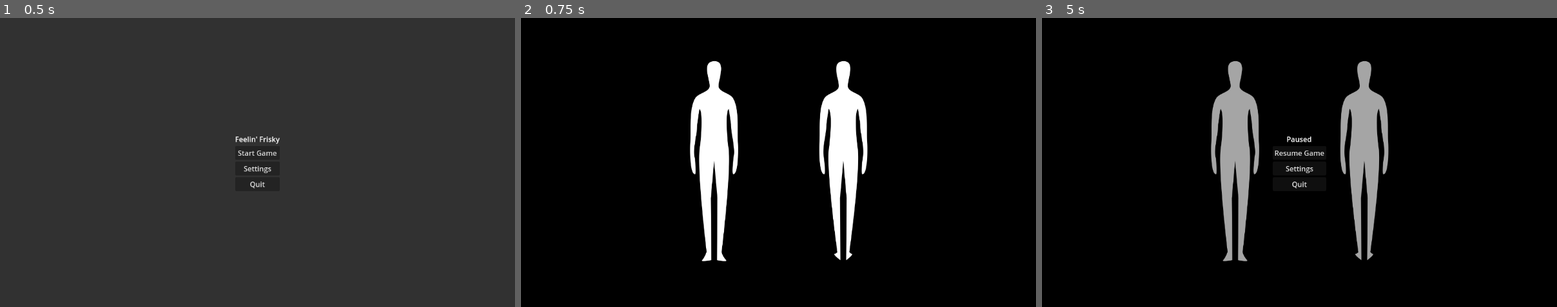
Above: before the commit, frames 1-3 (left to right).
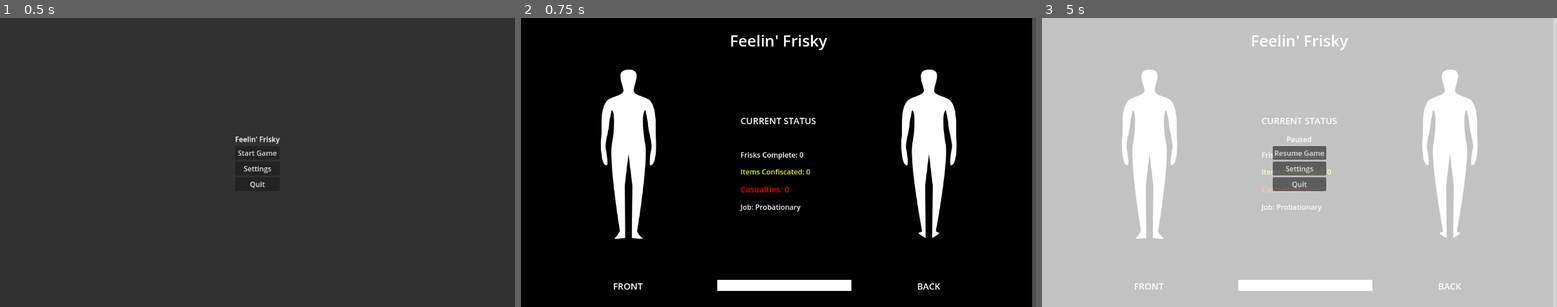
Above: after the commit, the same moments.

Repository: kjgilchrist/feelin-frisky
Game: Godot game, scene res://src/feelin-frisky/scenes/world.tscn
Two runs of this game, one before a commit and one after it. Both use one fixed random seed, a clock stepped at 60 frames per second and the inputs below.
Inputs:
- Up to frame 1 (0.5 s): no input
- Up to frame 2 (0.75 s): click "Start Game" at 0.5 s
- Up to frame 3 (5 s): tap Enter at 1.25, 2.75, 4.25 s; tap Space at 2, 3.5 s; tap Escape (pause) at 4.9 s

Frame 1 is identical in both runs. In frame 2, 16% of the frame differs, in the area x 15-100%, y 0-100%; in frame 3, 100%, in the area x 0-100%, y 0-100%.

Commit message:
ui updates

Diff:
--- a/feelin-frisky/src/feelin-frisky/scenes/game_background.tscn
+++ b/feelin-frisky/src/feelin-frisky/scenes/game_background.tscn
@@ -11,16 +11,29 @@
 grow_horizontal = 2
 grow_vertical = 2
 
-[node name="ColorRect" type="ColorRect" parent="."]
+[node name="Background" type="ColorRect" parent="."]
 layout_mode = 1
 anchors_preset = 15
 anchor_right = 1.0
 anchor_bottom = 1.0
 grow_horizontal = 2
 grow_vertical = 2
+scale = Vector2(0.992188, 1)
 color = Color(0, 0, 0, 1)
 
-[node name="CenterContainer" type="CenterContainer" parent="."]
+[node name="TitleLabel" type="Label" parent="."]
+custom_minimum_size = Vector2(0, 75)
+layout_mode = 1
+anchors_preset = 10
+anchor_right = 1.0
+offset_bottom = 23.0
+grow_horizontal = 2
+theme_override_font_sizes/font_size = 35
+text = "Feelin' Frisky"
+horizontal_alignment = 1
+vertical_alignment = 2
+
+[node name="Center" type="CenterContainer" parent="."]
 layout_mode = 1
 anchors_preset = 15
 anchor_right = 1.0
@@ -28,18 +41,83 @@
 grow_horizontal = 2
 grow_vertical = 2
 
-[node name="HSplitContainer" type="HSplitContainer" parent="CenterContainer"]
+[node name="MainGrid" type="GridContainer" parent="Center"]
 layout_mode = 2
-dragger_visibility = 2
+columns = 3
 
-[node name="TextureRect" type="TextureRect" parent="CenterContainer/HSplitContainer"]
-custom_minimum_size = Vector2(289, 650)
+[node name="FrontFigure" type="TextureRect" parent="Center/MainGrid"]
+custom_minimum_size = Vector2(332, 550)
 layout_mode = 2
 texture = ExtResource("1_yaxos")
 expand_mode = 1
 
-[node name="TextureRect2" type="TextureRect" parent="CenterContainer/HSplitContainer"]
-custom_minimum_size = Vector2(289, 650)
+[node name="Center" type="CenterContainer" parent="Center/MainGrid"]
+custom_minimum_size = Vector2(332, 550)
+layout_mode = 2
+
+[node name="TextGrid" type="GridContainer" parent="Center/MainGrid/Center"]
+layout_mode = 2
+theme_override_constants/v_separation = 15
+
+[node name="StatusLabel" type="Label" parent="Center/MainGrid/Center/TextGrid"]
+custom_minimum_size = Vector2(0, 100)
+layout_mode = 2
+theme_override_font_sizes/font_size = 20
+text = "CURRENT STATUS"
+horizontal_alignment = 1
+vertical_alignment = 1
+
+[node name="FriskLabel" type="Label" parent="Center/MainGrid/Center/TextGrid"]
+layout_mode = 2
+text = "Frisks Complete: 0"
+
+[node name="ItemLabel" type="Label" parent="Center/MainGrid/Center/TextGrid"]
+layout_mode = 2
+theme_override_colors/font_color = Color(1, 1, 0, 1)
+text = "Items Confiscated: 0"
+vertical_alignment = 1
+
+[node name="CasualtyLabel" type="Label" parent="Center/MainGrid/Center/TextGrid"]
+layout_mode = 2
+theme_override_colors/font_color = Color(1, 0, 0, 1)
+theme_override_font_sizes/font_size = 18
+text = "Casualties: 0"
+vertical_alignment = 1
+
+[node name="EmployLabel" type="Label" parent="Center/MainGrid/Center/TextGrid"]
+layout_mode = 2
+theme_override_colors/font_color = Color(1, 1, 1, 1)
+text = "Job: Probationary"
+vertical_alignment = 1
+
+[node name="BackFigure" type="TextureRect" parent="Center/MainGrid"]
+custom_minimum_size = Vector2(332, 550)
 layout_mode = 2
 texture = ExtResource("2_aq4kl")
 expand_mode = 1
+
+[node name="FrontLabel" type="Label" parent="Center/MainGrid"]
+layout_mode = 2
+theme_override_font_sizes/font_size = 20
+text = "FRONT"
+horizontal_alignment = 1
+vertical_alignment = 1
+
+[node name="TimerContainer" type="GridContainer" parent="Center/MainGrid"]
+layout_mode = 2
+columns = 2
+
+[node name="TimerFigure" type="TextureRect" parent="Center/MainGrid/TimerContainer"]
+custom_minimum_size = Vector2(25, 25)
+layout_mode = 2
+
+[node name="TimerVisual" type="ColorRect" parent="Center/MainGrid/TimerContainer"]
+custom_minimum_size = Vector2(300, 25)
+layout_mode = 2
+
+[node name="BackLabel" type="Label" parent="Center/MainGrid"]
+layout_mode = 2
+theme_override_font_sizes/font_size = 20
+text = "BACK"
+horizontal_alignment = 1
+vertical_alignment = 1
--- a/feelin-frisky/src/feelin-frisky/scenes/pause_menu.tscn
+++ b/feelin-frisky/src/feelin-frisky/scenes/pause_menu.tscn
@@ -1,4 +1,4 @@
-[gd_scene load_steps=3 format=3]
+[gd_scene load_steps=3 format=3 uid="uid://dpvu537p78c6w"]
 
 [ext_resource type="Script" path="res://src/feelin-frisky/scripts/pause_menu.gd" id="1_n82xb"]
 [ext_resource type="PackedScene" path="res://src/feelin-frisky/scenes/settings_menu.tscn" id="2_yr55i"]
@@ -21,7 +21,16 @@
 anchor_bottom = 1.0
 grow_horizontal = 2
 grow_vertical = 2
-color = Color(0, 0, 0, 0.352941)
+color = Color(1, 1, 1, 0.509804)
+
+[node name="Background2" type="ColorRect" parent="."]
+layout_mode = 1
+anchors_preset = 15
+anchor_right = 1.0
+anchor_bottom = 1.0
+grow_horizontal = 2
+grow_vertical = 2
+color = Color(1, 1, 1, 0.509804)
 
 [node name="CenterContainer" type="CenterContainer" parent="."]
 layout_mode = 1
Binary file added: feelin-frisky/src/feelin-frisky/art/Back - Edit.png
Not shown, added: feelin-frisky/src/feelin-frisky/art/Back - Edit.png.import
Binary file added: feelin-frisky/src/feelin-frisky/art/Front-Edit.png
Not shown, added: feelin-frisky/src/feelin-frisky/art/Front-Edit.png.import
